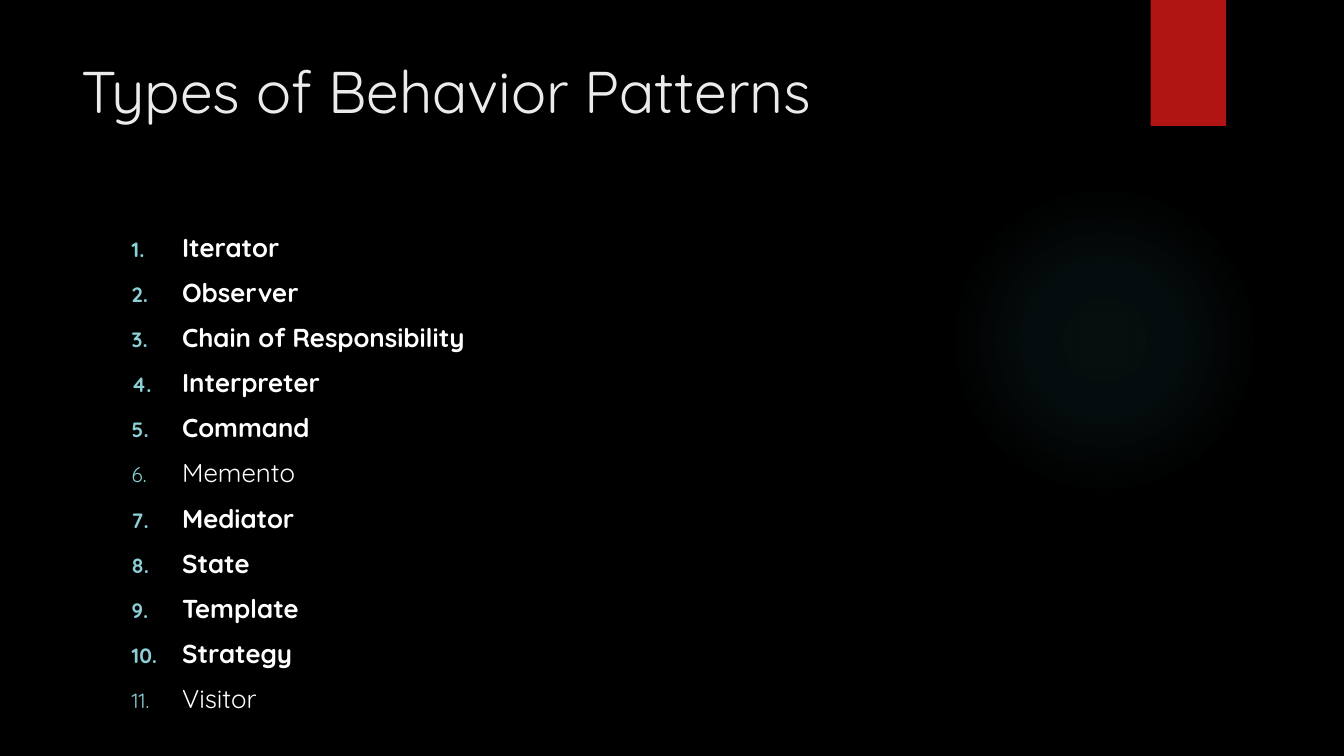
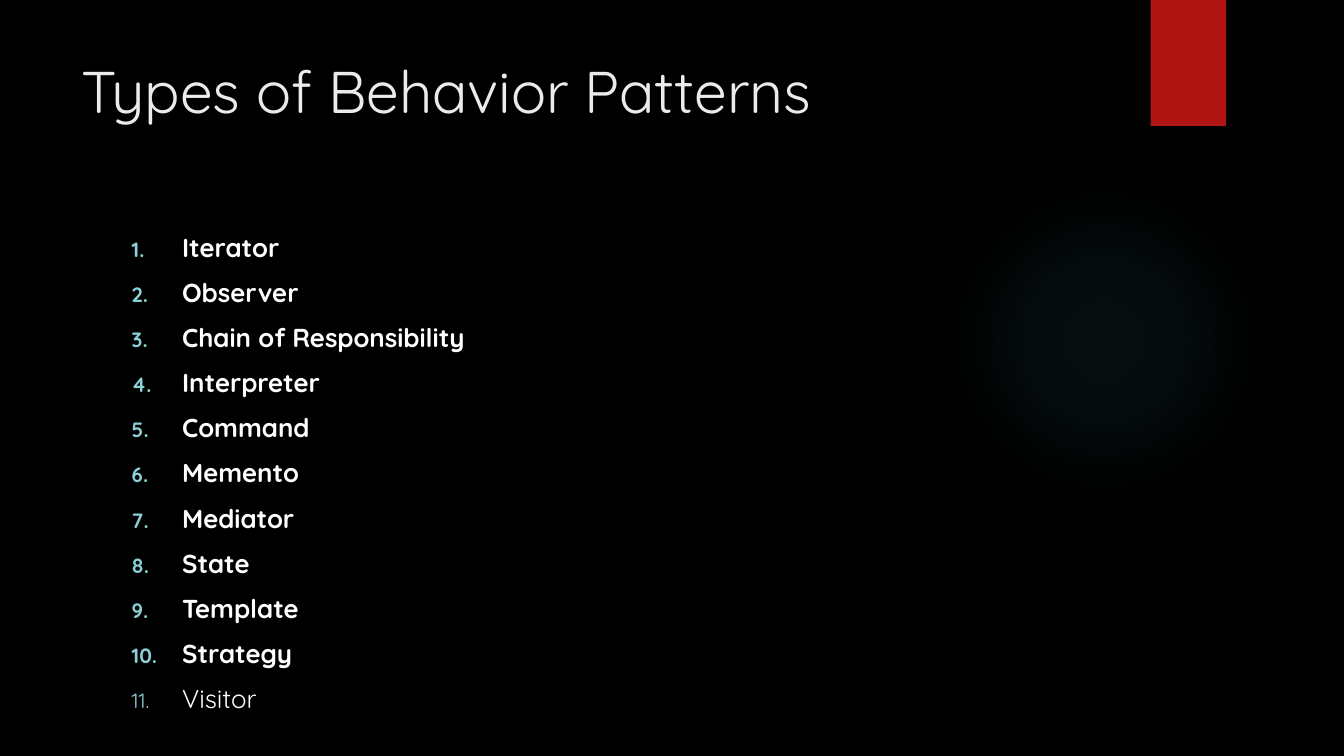
Before and after one commit to onssabarish1992/Design-Patterns, a slide deck: slide 3 of BehaviouralPatterns/BehaviouralPatterns.pptx. Drawn at 1344x756 pixels with LibreOffice and Linux fonts; fonts in the diff are those of the drawing; background and template pictures are left out. Boxes give left, top, right and bottom in pixels: in the first picture for what was removed or moved away, otherwise in the second. Text is boxed around its words. In the diff, an @@ line names an element or a change of style, - is before the commit and + after.

Commit message:
Memento Design Pattern
Code sample for Memento Design Pattern

```diff
--- a/BehaviouralPatterns/BehaviouralPatterns.pptx
+++ b/BehaviouralPatterns/BehaviouralPatterns.pptx
@@ text at bbox=[182, 464, 299, 483]: bold on in "Memento" @@
```
Also in this commit, not shown: 9 other files.
